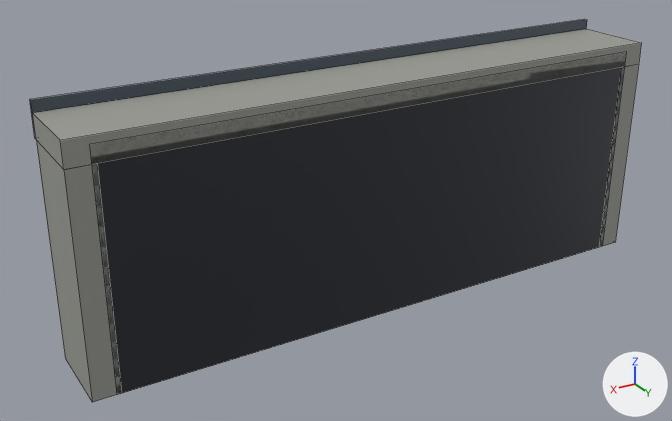
What one commit did to the FBX model unity/Assets/Models/Buildings/a3005/0/entrance.fbx.
Both versions are drawn from a 50 mm camera at (5.51, 7.69, 5.36) aimed at (0.31, -0.97, 1.03). The lights are fixed; the arrows at lower right show +X, +Y and +Z. The first picture is the older version. Mesh edges are drawn as thin lines. Where no turn or scale is listed for an object, it has been applied to the vertices.

Before the edit, the objects in view are built like this:
```python
me_a3005_0_entrance = bpy.data.meshes.new('a3005/0/entrance')
me_a3005_0_entrance.from_pydata(...)  # 82 vertices, 54 faces; spans x -3.6..3.6, y -1.8..-0.16, z 0.0..2.84
# faces by material slot: [7, 24, 6, 10, 6, 1]
me_a3005_0_entrance.materials.append(mat_bd_brack)  # dark grey #3c3f45
me_a3005_0_entrance.materials.append(mat_bd_concrete)  # grey #999b93
me_a3005_0_entrance.materials.append(mat_bd_blue_roof)  # greyish blue #49545f
me_a3005_0_entrance.materials.append(mat_bd_yellow)  # yellow #f9dd38
me_a3005_0_entrance.materials.append(mat_bd_white_wall)  # white #ffffff
me_a3005_0_entrance.materials.append(mat_bd_parking_sign)  # picture img_bd_parking_sign_png
ob_a3005_0_entrance = bpy.data.objects.new('a3005/0/entrance', me_a3005_0_entrance)
ob_a3005_0_entrance.location = (0.0, 0.0, 0.0)
```
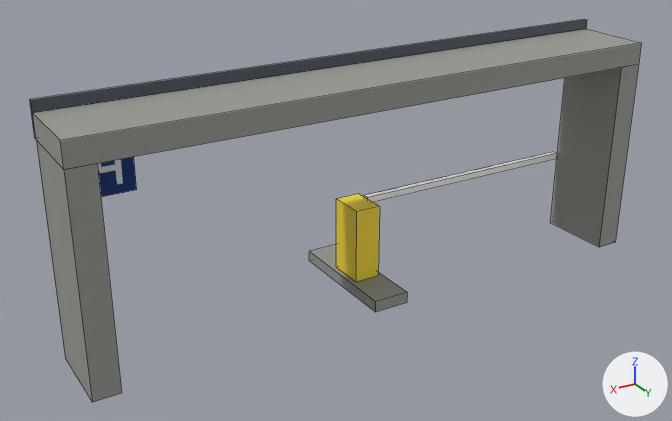
Pixel boxes [x1, y1, x2, y2] of what changed, in the pictures (672 x 421 px):
part 1 of me_a3005_0_entrance, deleted
    before: [90, 52, 626, 394]

What the commit changed:
me_a3005_0_entrance is used by ob_a3005_0_entrance; location (0.0, 0.0, 0.0).
me_a3005_0_entrance had 82 vertices, 54 faces and spanned x -3.6..3.6, y -1.8..-0.16, z 0.0..2.84.
me_a3005_0_entrance now has 74 vertices, 48 faces and spans x -3.6..3.6, y -1.8..-0.16, z 0.0..2.84.
me_a3005_0_entrance part 1: the loose piece of 8 vertices spanning x -3.35..3.35, y -0.22..-0.16, z 0.0..2.64 is deleted.
